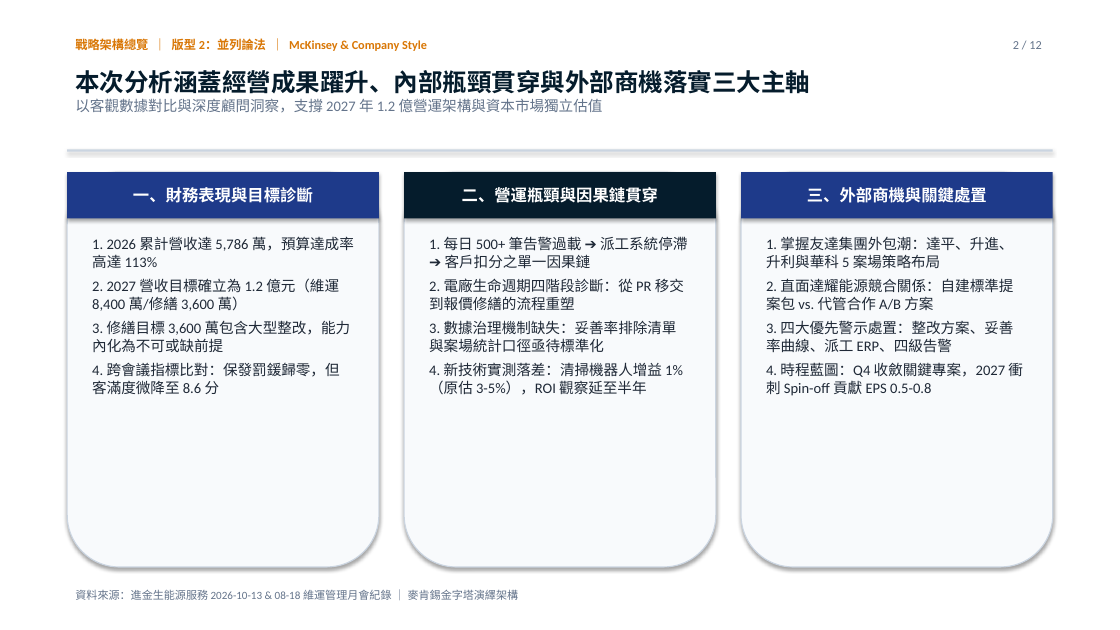
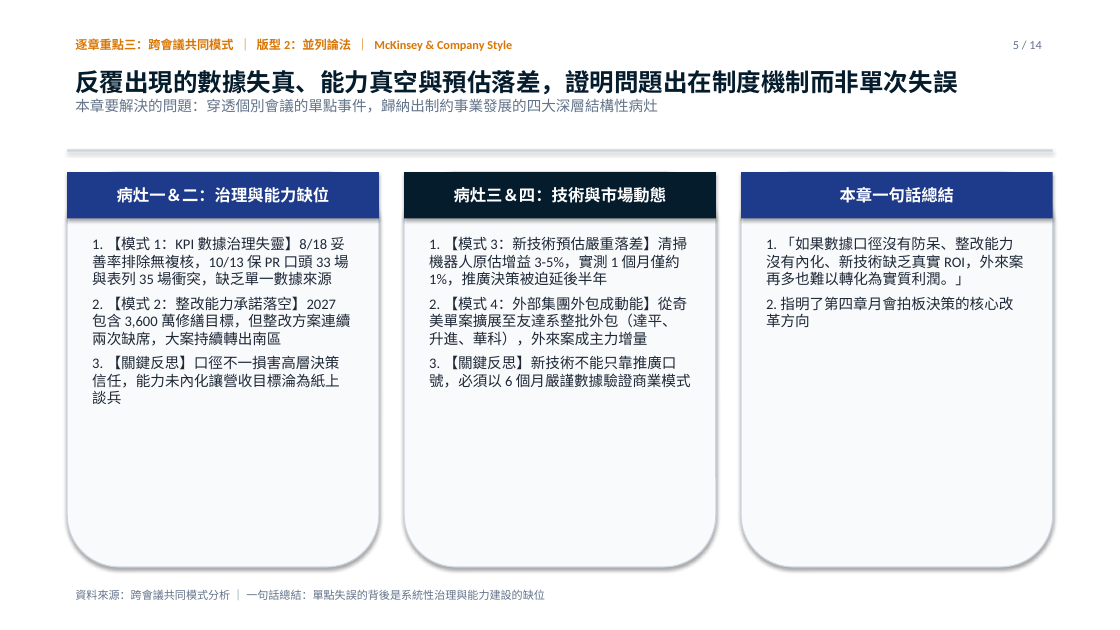
Before and after one commit to davidyeh51/management-meeting-portal, a slide deck: slide 5 of acmepoint_meeting_zero_noise.pptx (slide 2 before the commit). Drawn at 1120x630 pixels with LibreOffice and Linux fonts; fonts in the diff are those of the drawing. Boxes give left, top, right and bottom in pixels: in the first picture for what was removed or moved away, otherwise in the second. Text is boxed around its words. In the diff, an @@ line names an element or a change of style, - is before the commit and + after.

```diff
--- a/acmepoint_meeting_zero_noise.pptx
+++ b/acmepoint_meeting_zero_noise.pptx
@@ text at <box>75,37,512,54</box>: text changed @@
-戰略架構總覽 ｜ 版型 2：並列論法 ｜ McKinsey & Company Style
+逐章重點三：跨會議共同模式 ｜ 版型 2：並列論法 ｜ McKinsey & Company Style
@@ text at <box>1013,41,1041,49</box>: text changed @@
-2 / 12
+5 / 14
@@ text at <box>75,70,957,112</box>: text changed @@
-本次分析涵蓋經營成果躍升、內部瓶頸貫穿與外部商機落實三大主軸
-以客觀數據對比與深度顧問洞察，支撐 2027 年 1.2 億營運架構與資本市場獨立估值
+反覆出現的數據失真、能力真空與預估落差，證明問題出在制度機制而非單次失誤
+本章要解決的問題：穿透個別會議的單點事件，歸納出制約事業發展的四大深層結構性病灶
@@ text in rectangle at <box>117,187,330,203</box>: text changed @@
-一、財務表現與目標診斷
+病灶一＆二：治理與能力缺位
@@ text in rectangle at <box>454,187,667,203</box>: text changed @@
-二、營運瓶頸與因果鏈貫穿
+病灶三＆四：技術與市場動態
@@ text in rectangle at <box>840,187,954,203</box>: text changed @@
-三、外部商機與關鍵處置
+本章一句話總結
@@ text at <box>92,236,350,404</box>: text changed @@
-1. 2026 累計營收達 5,786 萬，預算達成率高達 113%
-2. 2027 營收目標確立為 1.2 億元（維運 8,400 萬/修繕 3,600 萬）
-3. 修繕目標 3,600 萬包含大型整改，能力內化為不可或缺前提
-4. 跨會議指標比對：保發罰鍰歸零，但客滿度微降至 8.6 分
+1. 【模式 1：KPI 數據治理失靈】8/18 妥善率排除無複核，10/13 保 PR 口頭 33 場與表列 35 場衝突，缺乏單一數據來源
+2. 【模式 2：整改能力承諾落空】2027 包含 3,600 萬修繕目標，但整改方案連續兩次缺席，大案持續轉出南區
+3. 【關鍵反思】口徑不一損害高層決策信任，能力未內化讓營收目標淪為紙上談兵
@@ text at <box>429,236,691,388</box>: text changed @@
-1. 每日 500+ 筆告警過載 ➔ 派工系統停滯 ➔ 客戶扣分之單一因果鏈
-2. 電廠生命週期四階段診斷：從 PR 移交到報價修繕的流程重塑
-3. 數據治理機制缺失：妥善率排除清單與案場統計口徑亟待標準化
-4. 新技術實測落差：清掃機器人增益 1%（原估 3-5%），ROI 觀察延至半年
+1. 【模式 3：新技術預估嚴重落差】清掃機器人原估增益 3-5%，實測 1 個月僅約 1%，推廣決策被迫延後半年
+2. 【模式 4：外部集團外包成動能】從奇美單案擴展至友達系整批外包（達平、升進、華科），外來案成主力增量
+3. 【關鍵反思】新技術不能只靠推廣口號，必須以 6 個月嚴謹數據驗證商業模式
@@ text at <box>766,236,1023,327</box>: text changed @@
-1. 掌握友達集團外包潮：達平、升進、升利與華科 5 案場策略布局
-2. 直面達耀能源競合關係：自建標準提案包 vs. 代管合作 A/B 方案
-3. 四大優先警示處置：整改方案、妥善率曲線、派工 ERP、四級告警
-4. 時程藍圖：Q4 收斂關鍵專案，2027 衝刺 Spin-off 貢獻 EPS 0.5-0.8
+1. 「如果數據口徑沒有防呆、整改能力沒有內化、新技術缺乏真實 ROI，外來案再多也難以轉化為實質利潤。」
+2. 指明了第四章月會拍板決策的核心改革方向
@@ text at <box>75,590,545,600</box>: text changed @@
-資料來源：進金生能源服務 2026-10-13 & 08-18 維運管理月會紀錄 ｜ 麥肯錫金字塔演繹架構
+資料來源：跨會議共同模式分析 ｜ 一句話總結：單點失誤的背後是系統性治理與能力建設的缺位
```
Also in this commit, not shown: 6 other slides changed, 7 slides added, 5 slides removed, 6 other files.
